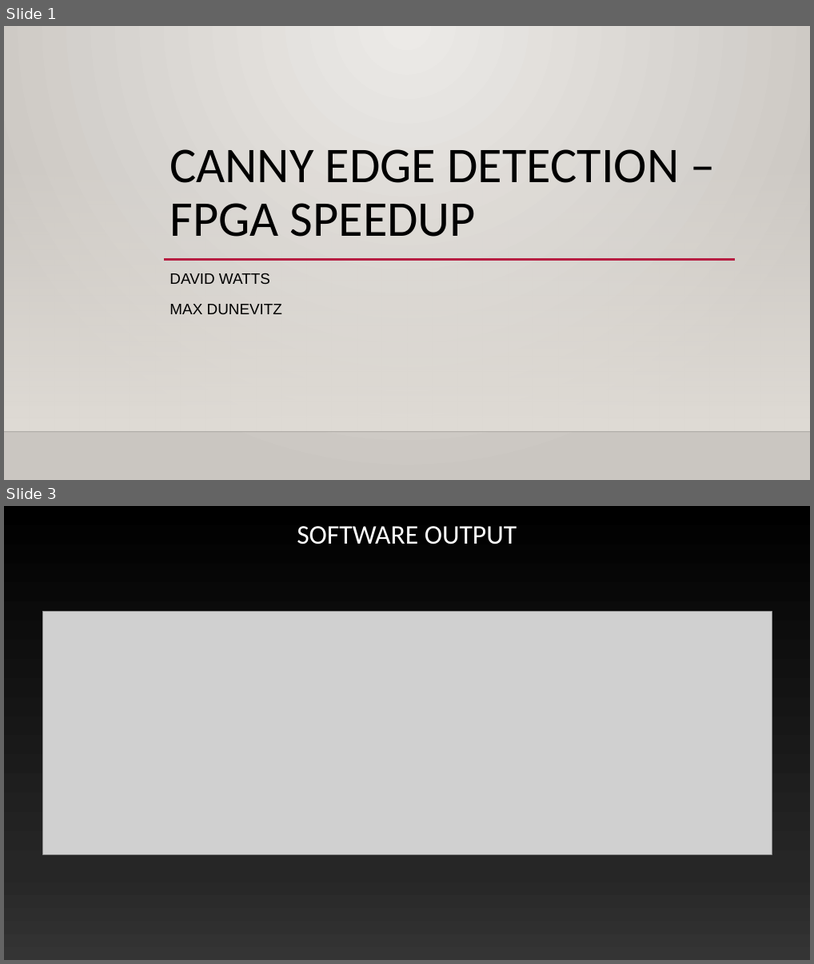
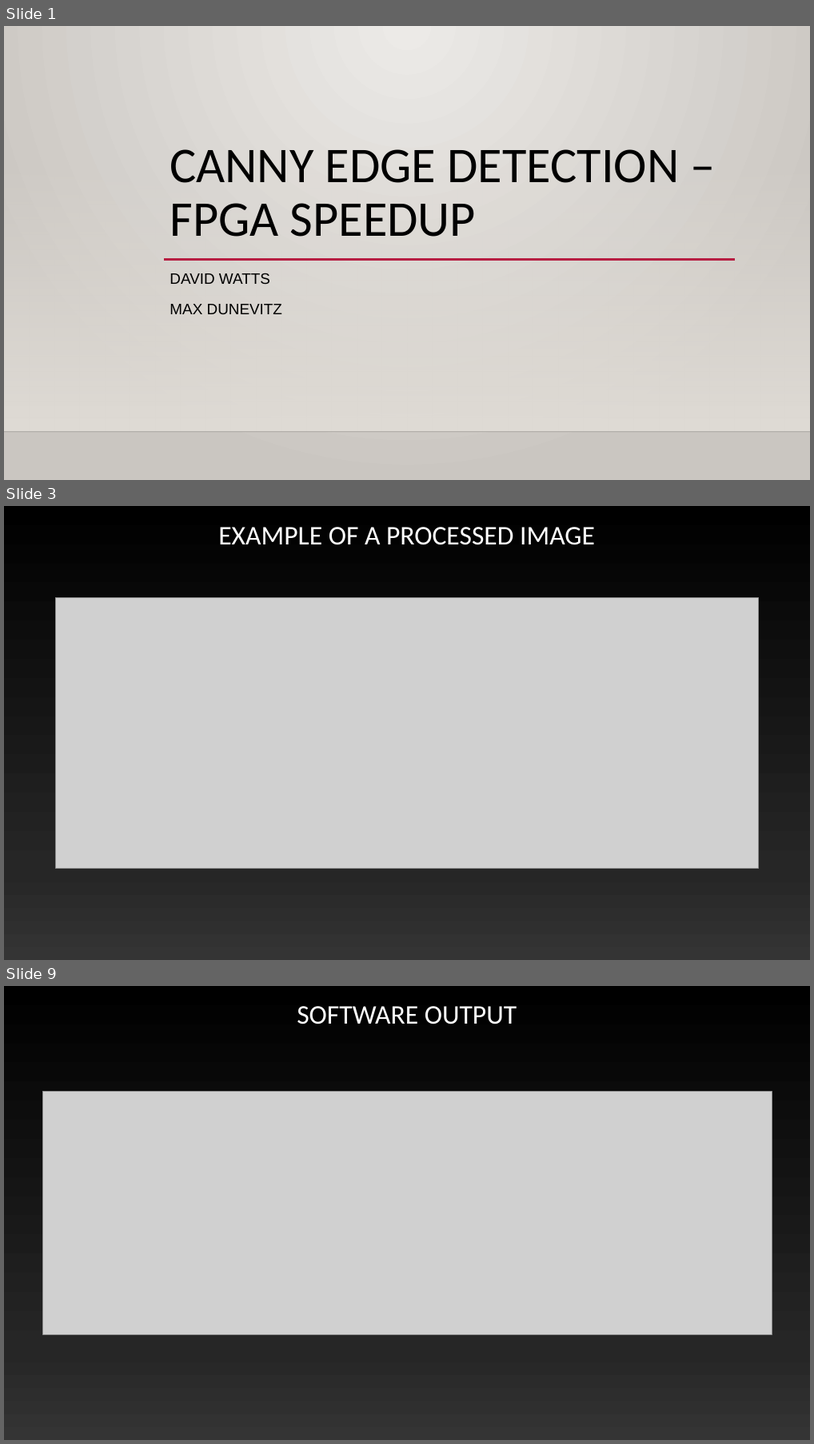
Before and after one commit to Maximus32/Reconfig-Canny, a slide deck: Deliverables/Canny edge detection – fpga speedup.pptx. Shown one above the other, each under a label of ours: slides 1 and 3 before the commit, slides 1, 3 and 9 after it; the slides between them are not shown. The pictures are 814x964 and 814x1444 pixels, drawn with LibreOffice and Linux fonts; fonts in the diff are those of the drawing; grey boxes stand for pictures; background and template pictures are left out. Boxes give left, top, right and bottom in pixels: in the first picture for what was removed or moved away, otherwise in the second. Text is boxed around its words. In the diff, an @@ line names an element or a change of style, - is before the commit and + after.

```diff
--- a/Deliverables/Canny edge detection – fpga speedup.pptx
+++ b/Deliverables/Canny edge detection – fpga speedup.pptx
@@ slide 3 added at <box>4,506,810,960</box>, background gradient #000000 to #262626 to #343434 @@
@@ text added at <box>218,527,595,545</box>, 32 pt, text #FFFFFF @@
+EXAMPLE OF A PROCESSED IMAGE
@@ picture added at <box>55,598,759,868</box> @@
@@ what was slide 3 is now slide 9 @@
```
Also in this commit, not shown: 3 slides changed, 7 other slides added, 2 slides removed, 1 other file.
